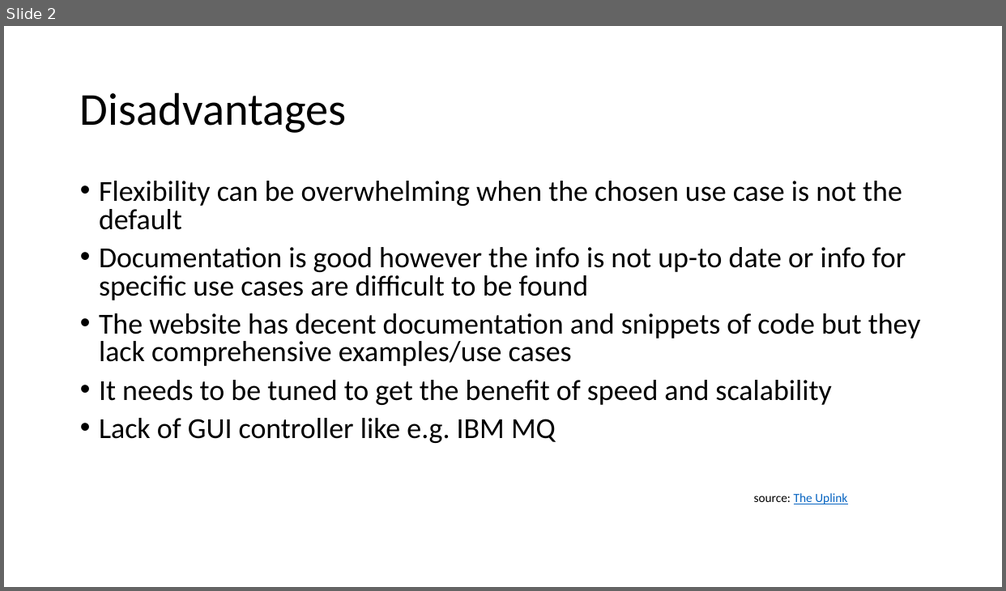
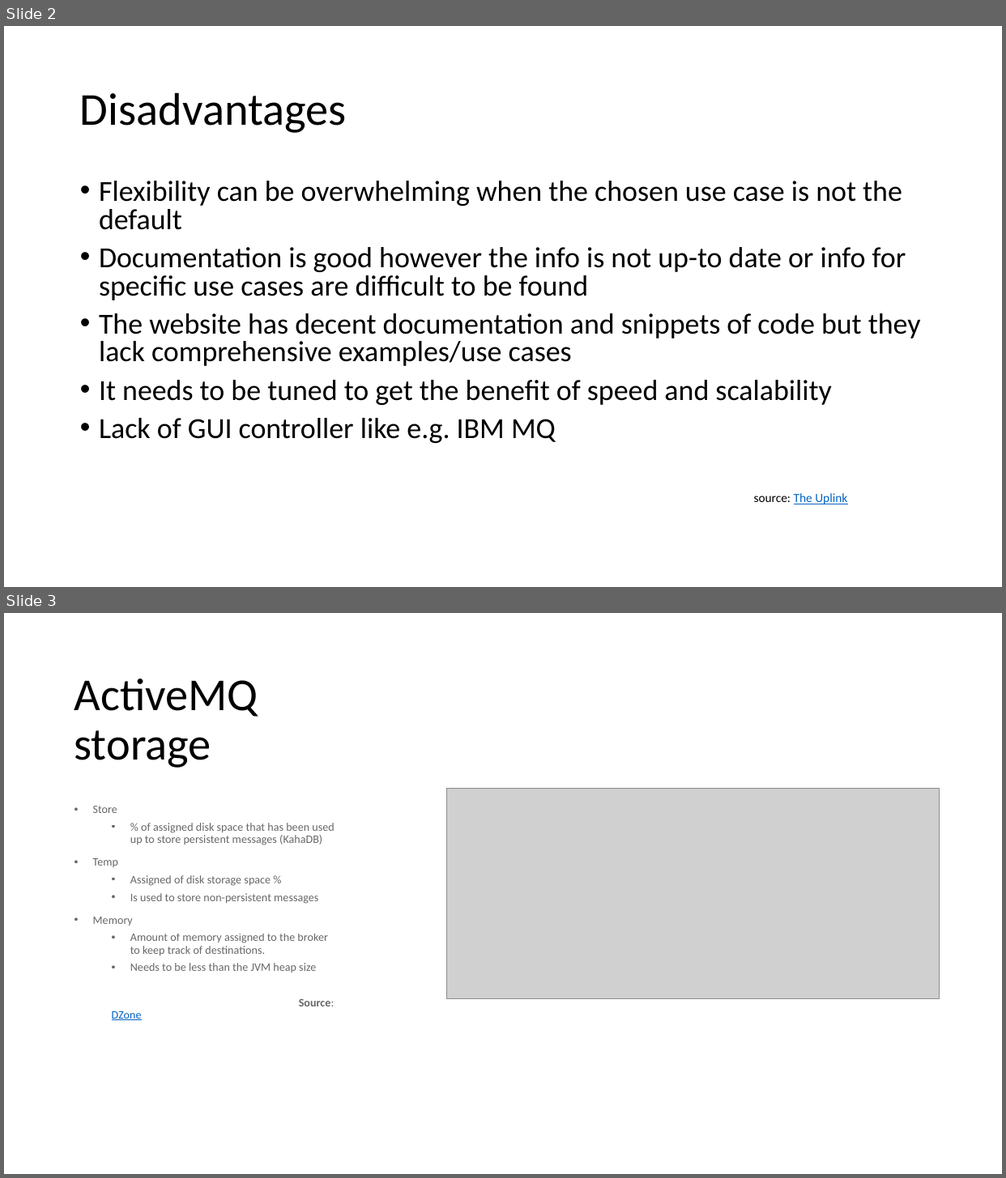
Before and after one commit to sebivenlo/ESDE_2021_ActiveMQ, a slide deck: Diagrams/presentation.pptx. Shown one above the other, each under a label of ours: slide 2 before the commit, slides 2 and 3 after it. The pictures are 1006x591 and 1006x1178 pixels, drawn with LibreOffice and Linux fonts; fonts in the diff are those of the drawing; grey boxes stand for pictures. Boxes give left, top, right and bottom in pixels: in the first picture for what was removed or moved away, otherwise in the second. Text is boxed around its words. In the diff, an @@ line names an element or a change of style, - is before the commit and + after.

```diff
--- a/Diagrams/presentation.pptx
+++ b/Diagrams/presentation.pptx
@@ slide 3 added at (4, 613, 1002, 1174), background #FFFFFF @@
@@ title added at (74, 679, 258, 768), 44 pt, text #000000 @@
+ActiveMQ storage
@@ text added at (93, 806, 334, 1007), 11 pt, text #000000 at 60% opacity @@
+• Store
+  • % of assigned disk space that has been used up to store persistent messages (KahaDB)
+• Temp
+  • Assigned of disk storage space %
+  • Is used to store non-persistent messages
+• Memory
+  • Amount of memory assigned to the broker to keep track of destinations.
+  • Needs to be less than the JVM heap size
+  Source: DZone
@@ picture added at (447, 788, 940, 999) @@
```
Also in this commit, not shown: 2 other slides added, 2 other files.
